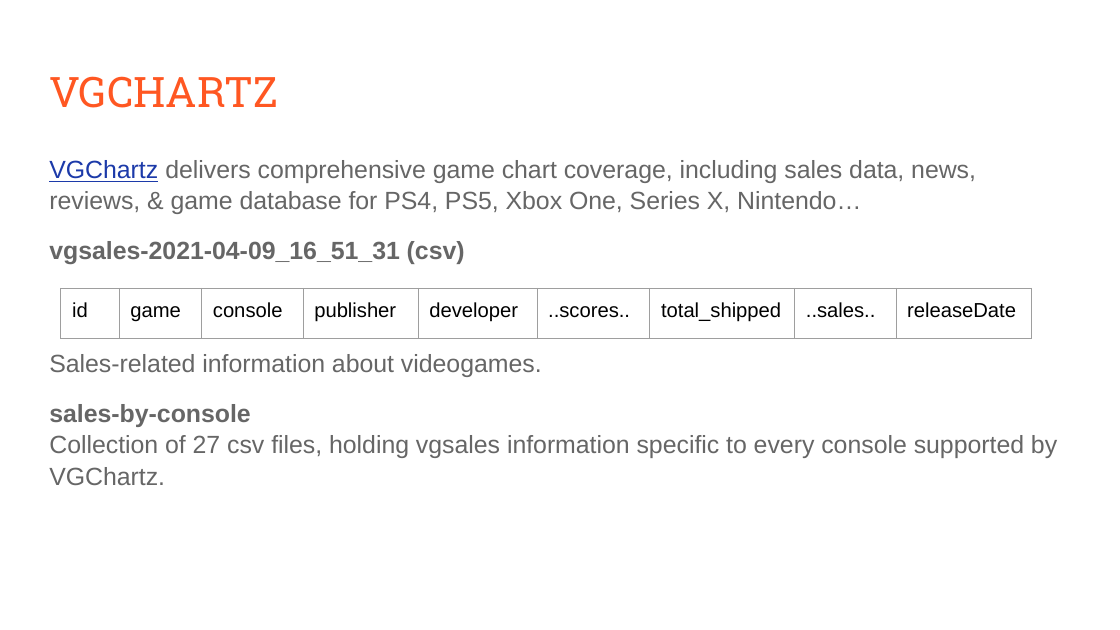
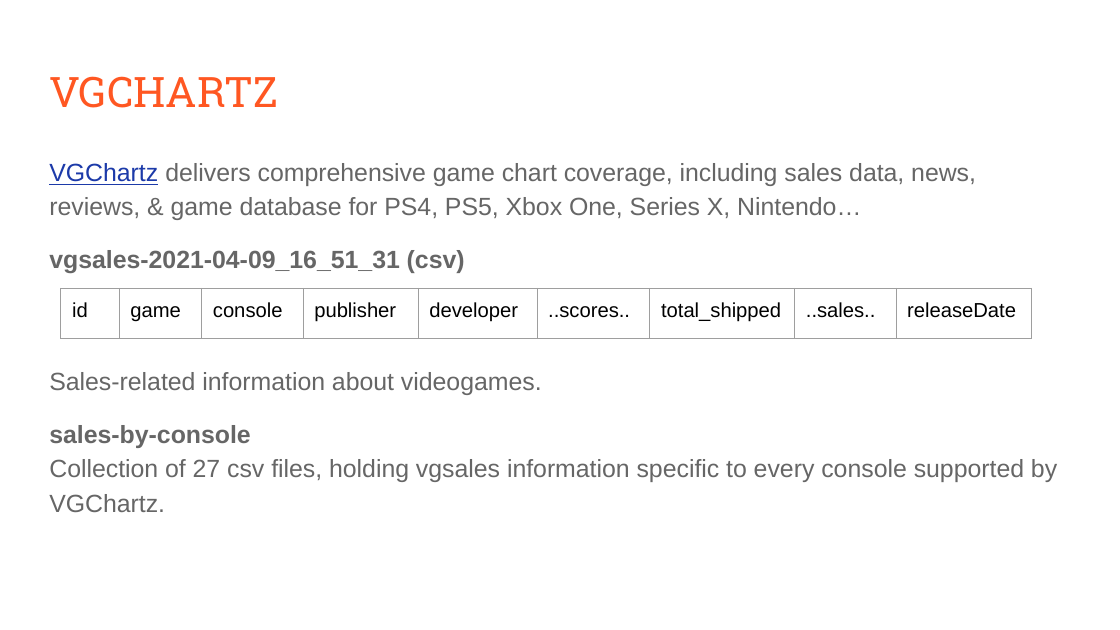
Before and after one commit to 1655653/LSDM, a slide deck: slide 9 of proposals/presentation.pptx. Drawn at 1120x630 pixels with LibreOffice and Linux fonts; fonts in the diff are those of the drawing. Boxes give left, top, right and bottom in pixels: in the first picture for what was removed or moved away, otherwise in the second. Text is boxed around its words. In the diff, an @@ line names an element or a change of style, - is before the commit and + after.

Commit message:
Mappings: SoftwareHouse-related entities

```diff
--- a/proposals/presentation.pptx
+++ b/proposals/presentation.pptx
@@ text "VGChartz delivers comprehensive game chart ..." at (x1=49, y1=163, x2=1057, y2=512): line spacing 1.05 to 1.15 @@
@@ table resized from (x1=60, y1=288, x2=1032, y2=630) to (x1=60, y1=288, x2=1032, y2=338) @@
```
Also in this commit, not shown: 5 other slides changed, 8 slides added, 3 other files.
